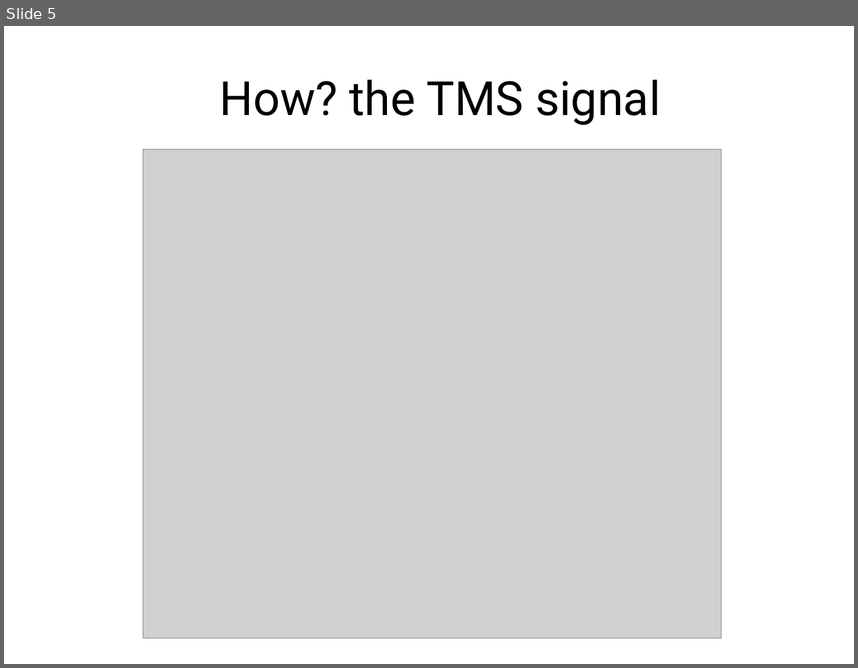
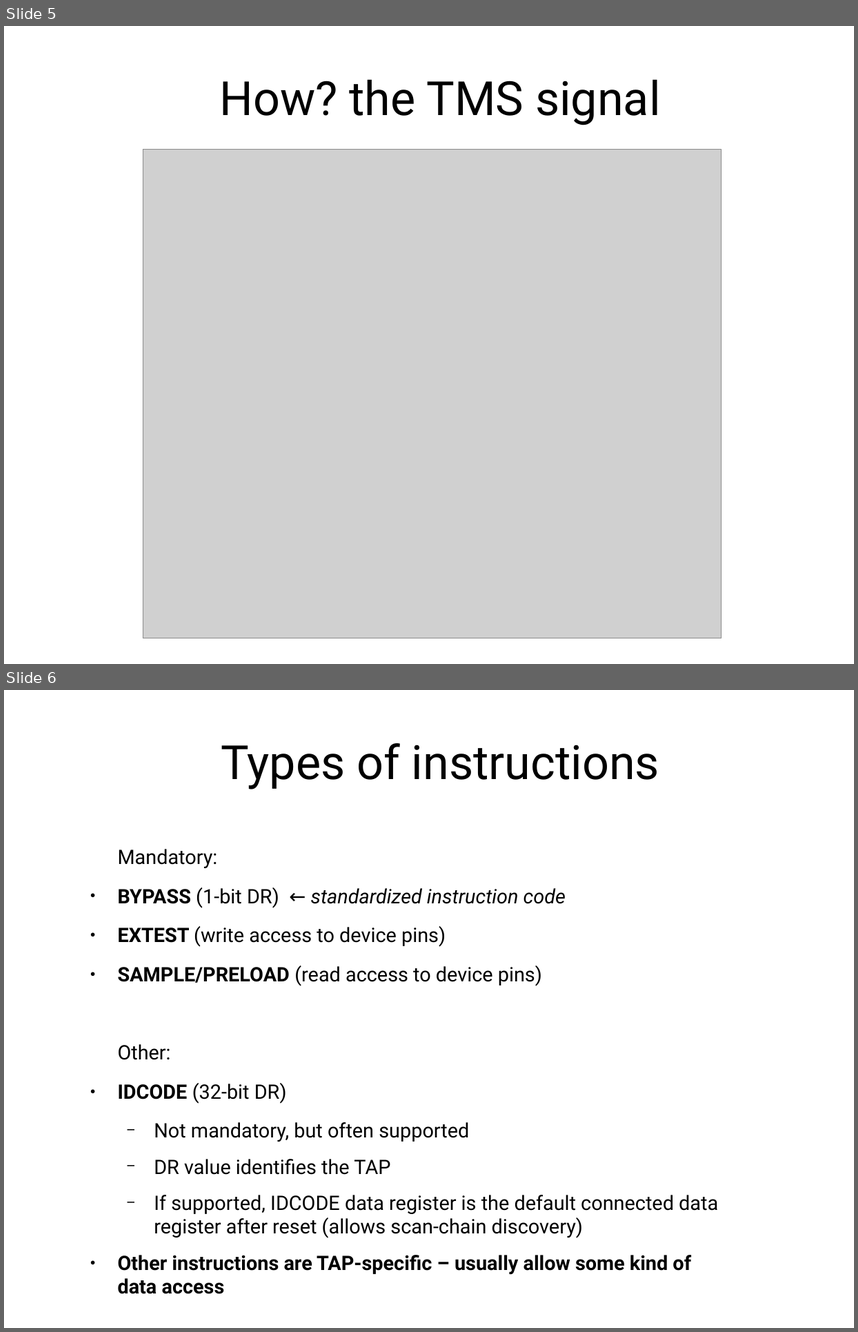
Before and after one commit to Mindtribe/Leash-Debugger, a slide deck: reporting/other/08-18 JTAG presentation/JTAG_presentation.odp. Shown one above the other, each under a label of ours: slide 5 before the commit, slides 5 and 6 after it. The pictures are 858x668 and 858x1332 pixels, drawn with LibreOffice and Linux fonts; fonts in the diff are those of the drawing; grey boxes stand for pictures. Boxes give left, top, right and bottom in pixels: in the first picture for what was removed or moved away, otherwise in the second. Text is boxed around its words. In the diff, an @@ line names an element or a change of style, - is before the commit and + after.

```diff
--- a/reporting/other/08-18 JTAG presentation/JTAG_presentation.odp
+++ b/reporting/other/08-18 JTAG presentation/JTAG_presentation.odp
@@ slide 6 added at (x1=4, y1=690, x2=854, y2=1328), background #FFFFFF @@
@@ title added at (x1=221, y1=743, x2=660, y2=789), 44 pt, text #000000 @@
+Types of instructions
@@ text added at (x1=118, y1=849, x2=718, y2=1274), 18.6 pt, text #000000 @@
+Mandatory:
+● BYPASS (1-bit DR) ← standardized instruction code
+● EXTEST (write access to device pins)
+● SAMPLE/PRELOAD (read access to device pins)
+Other:
+● IDCODE (32-bit DR)
+  − Not mandatory, but often supported
+  − DR value identifies the TAP
+  − If supported, IDCODE data register is the default connected data register after reset (allows scan-chain discovery)
+● Other instructions are TAP-specific – usually allow some kind of data access
```
Also in this commit, not shown: 1 slide changed, 4 other slides added, 12 other files.
